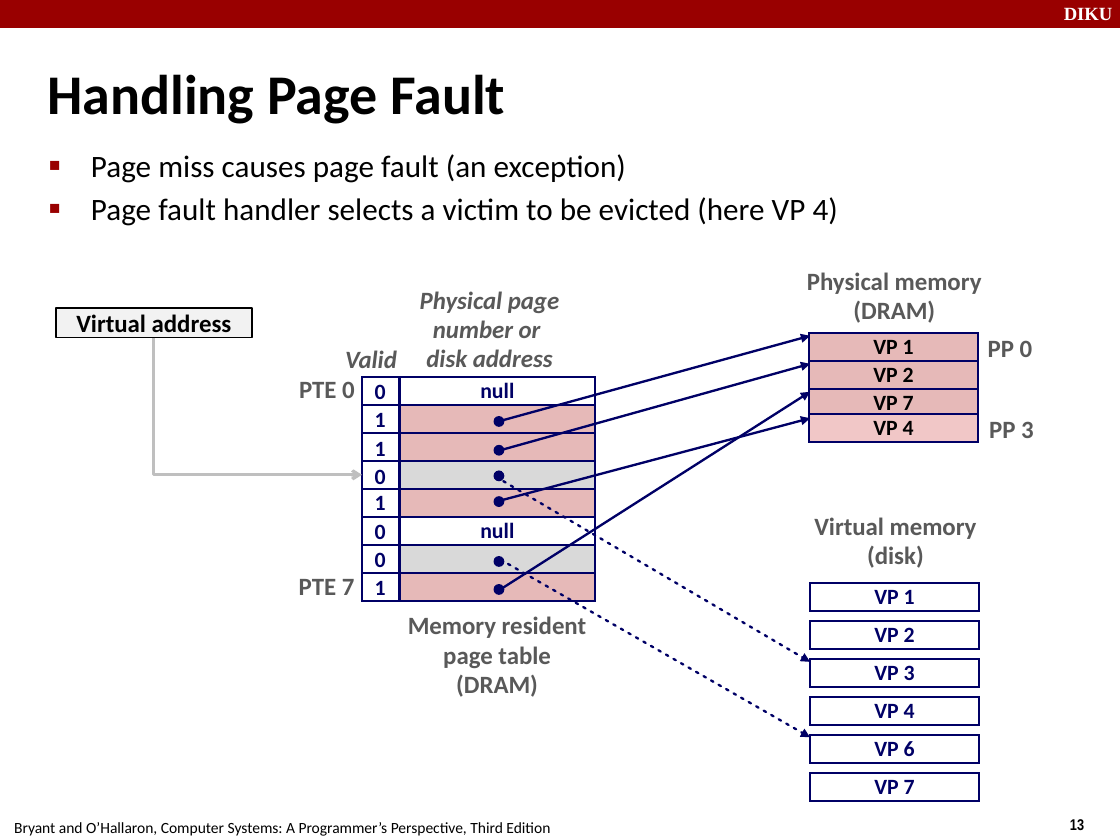
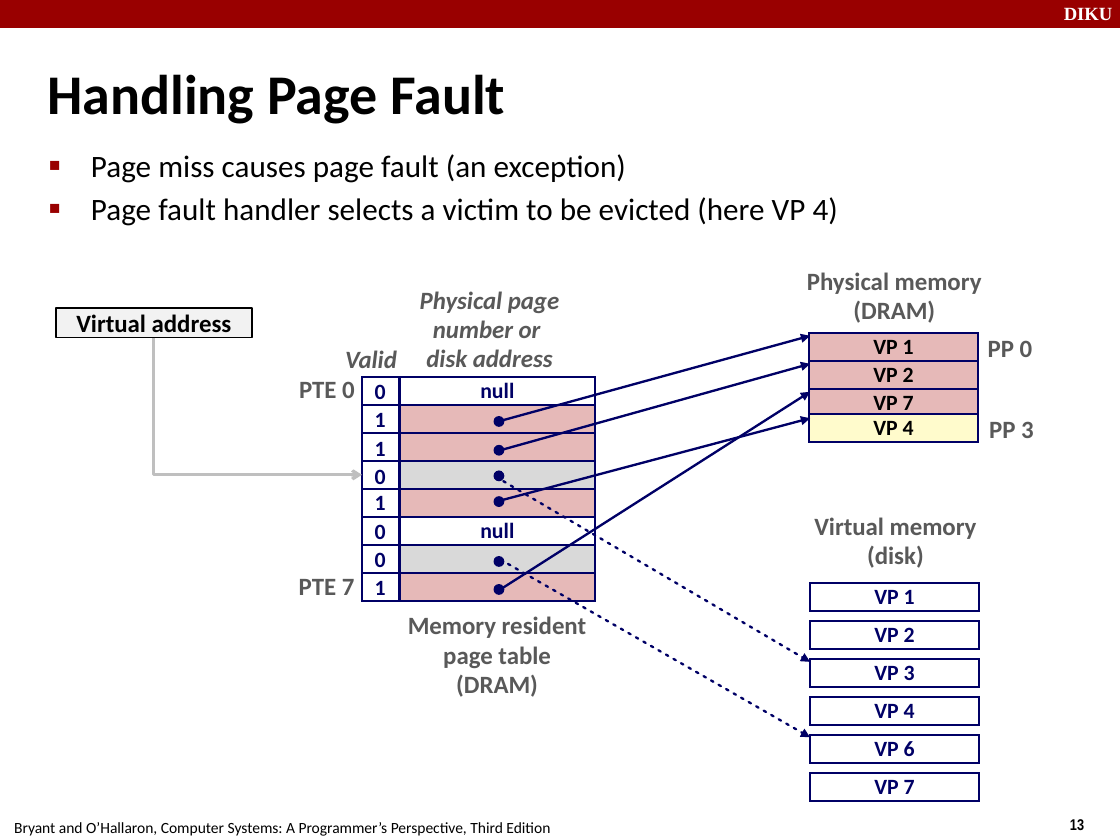
Before and after one commit to FnanB/compSys-e2018-pub, a slide deck: slide 13 of material/181031_virtual_memory_i/181031.odp. Drawn at 1120x840 pixels with LibreOffice and Linux fonts; fonts in the diff are those of the drawing. Boxes give left, top, right and bottom in pixels: in the first picture for what was removed or moved away, otherwise in the second. Text is boxed around its words. In the diff, an @@ line names an element or a change of style, - is before the commit and + after.

```diff
--- a/material/181031_virtual_memory_i/181031.odp
+++ b/material/181031_virtual_memory_i/181031.odp
@@ rectangle "VP 4" at [809,414,978,442]: fill #F1C7C7 to #FFFBCC @@
```
Also in this commit, not shown: 9 other slides changed.
